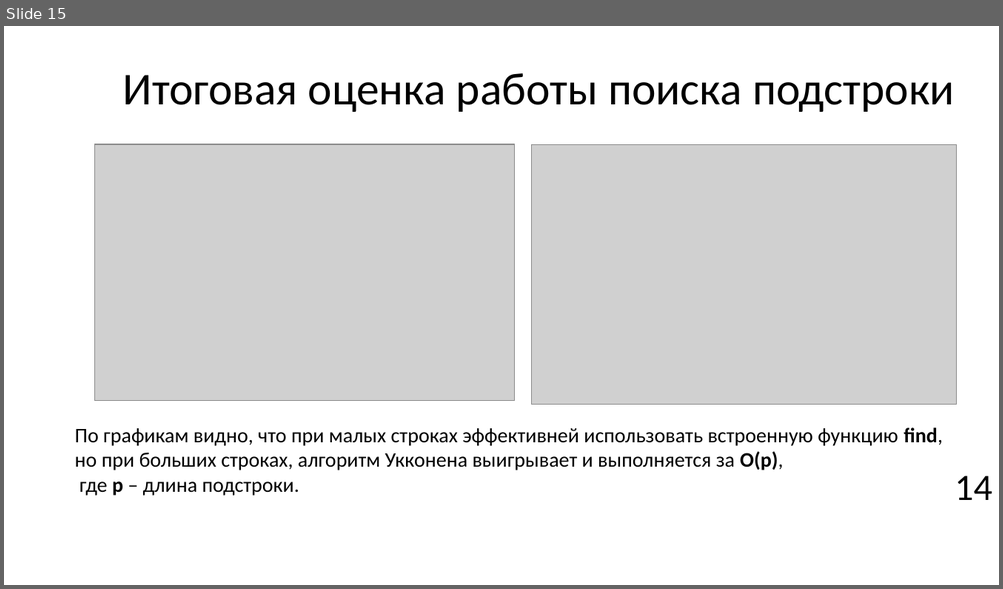
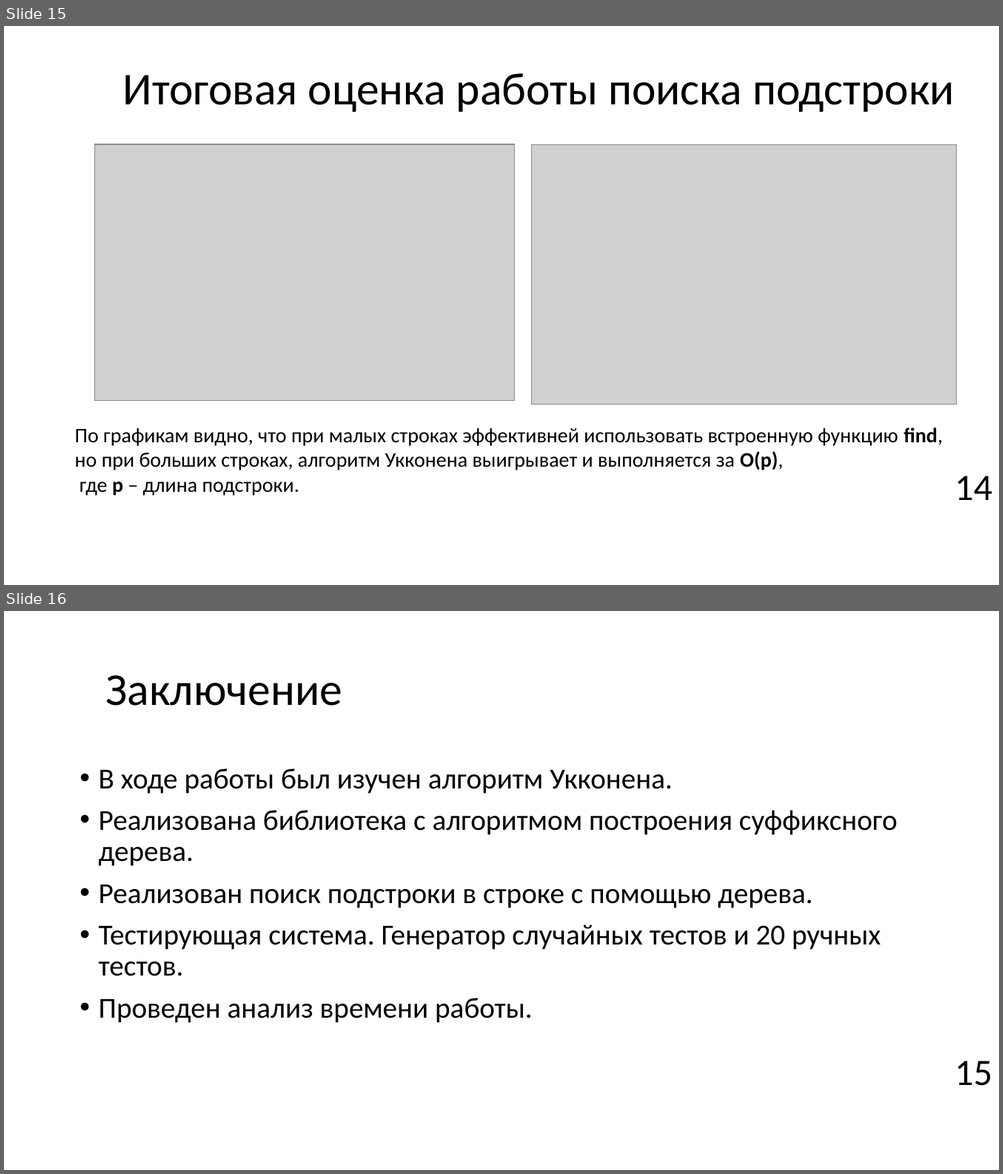
Before and after one commit to Pompon-Den/Suff-Tree-Algorithm-Ykkonen, a slide deck: Algorithm Ykkonena.pptx. Shown one above the other, each under a label of ours: slide 15 before the commit, slides 15 and 16 after it. The pictures are 1003x589 and 1003x1174 pixels, drawn with LibreOffice and Linux fonts; fonts in the diff are those of the drawing; grey boxes stand for pictures; background and template pictures are left out. Boxes give left, top, right and bottom in pixels: in the first picture for what was removed or moved away, otherwise in the second. Text is boxed around its words. In the diff, an @@ line names an element or a change of style, - is before the commit and + after.

```diff
--- a/Algorithm Ykkonena.pptx
+++ b/Algorithm Ykkonena.pptx
@@ slide 16 added at box(4, 611, 999, 1170), background picture (left out) @@
@@ title added at box(106, 675, 342, 706), 44 pt, text #000000 @@
+Заключение
@@ text added at box(99, 769, 897, 1023), 28 pt, text #000000 @@
+• В ходе работы был изучен алгоритм Укконена.
+• Реализована библиотека с алгоритмом построения суффиксного дерева.
+• Реализован поиск подстроки в строке с помощью дерева.
+• Тестирующая система. Генератор случайных тестов и 20 ручных тестов.
+• Проведен анализ времени работы.
@@ text added at box(954, 1061, 992, 1086), 36 pt, text #000000 @@
+15
```
Also in this commit, not shown: 2 slides changed, 2 slides removed, 3 other files.
